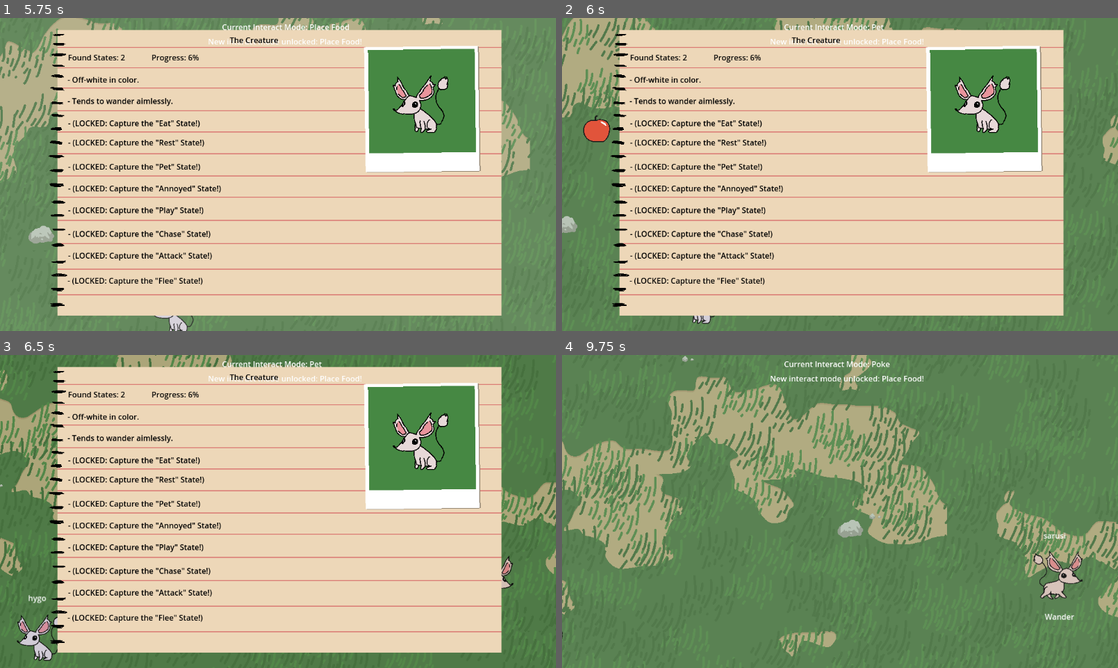
Above: before the commit, frames 1-4 (two rows, left to right).
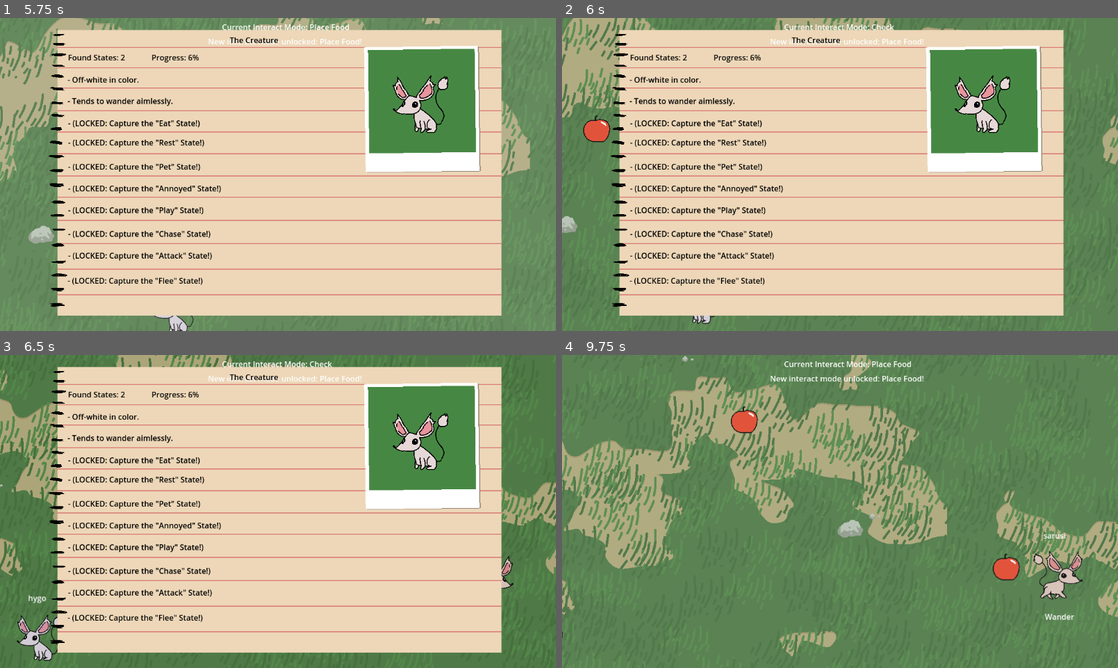
Above: after the commit, the same moments.

Repository: Nathan-Alex-Bremer/game-prototyping-project-3
Game: Godot game, scene res://Scenes/BaseScene.tscn
The game is run twice, just before and just after one commit, with the same random seed, the same clock (stepped at 60 frames per second) and the same inputs.
Inputs (mouse positions are in pixels of both pictures, inside the frame that each line leads up to):
- Up to frame 1 (5.75 s): move the mouse to (461, 30) at 0.52 s; hold D (move_right) 0.53-1.28 s; tap O (change_action_mode) at 0.6, 1.55, 2.1, 3.05, 3.8, 4.35, 5.3 s; click (461, 30) at 0.67 s; move the mouse to (166, 190) at 1.27 s; hold S (move_down) 1.28-2.03 s; tap P (capture_screen) at 1.35, 5.1 s; move the mouse to (455, 233) at 2.02 s; hold D (move_right) 2.03-2.78 s; click (455, 233) at 2.17 s; move the mouse to (544, 39) at 2.77 s; hold W (move_up) 2.78-3.53 s; tap J (open_journal) at 2.85 s; click (544, 39) at 2.92 s; move the mouse to (444, 221) at 3.52 s; hold A (move_left) 3.53-5.03 s; click (444, 221) at 3.6 s; move the mouse to (166, 27) at 4.27 s; click (166, 27) at 4.42 s; move the mouse to (305, 174) at 5.02 s; hold S (move_down) from 5.03 s (still down); click (305, 174) at 5.17 s
- Up to frame 2 (6 s): move the mouse to (739, 315) at 5.77 s; release S (move_down) at 5.78 s; hold D (move_right) from 5.78 s (still down); tap O (change_action_mode) at 5.85 s; click (739, 315) at 5.92 s
- Up to frame 3 (6.5 s): keep holding D (move_right)
- Up to frame 4 (9.75 s): move the mouse to (962, 495) at 6.52 s; release D (move_right) at 6.53 s; hold W (move_up) 6.53-7.28 s; tap J (open_journal) at 6.6 s; tap O (change_action_mode) at 6.8, 7.55, 8.1, 9.05, 9.6 s; move the mouse to (728, 527) at 7.27 s; hold D (move_right) 7.28-8.03 s; click (728, 527) at 7.35 s; move the mouse to (895, 442) at 8.02 s; hold S (move_down) 8.03-8.78 s; move the mouse to (812, 574) at 8.77 s; hold A (move_left) 8.78-9.53 s; tap P (capture_screen) at 8.85 s; move the mouse to (1006, 558) at 9.52 s; hold W (move_up) from 9.53 s (still down); click (1006, 558) at 9.67 s

Frame 1 is identical in both runs. In frame 2, less than 0.1% of the frame differs, in the area x 55-60%, y 2-4%; in frame 3, less than 0.1%; in frame 4, 0.7%, in the area x 30-83%, y 2-72%.

Commit message:
Undoing some debug changes.

Diff:
--- a/game-prototyping-project-3/Scripts/player_observer.gd
+++ b/game-prototyping-project-3/Scripts/player_observer.gd
@@ -39,14 +39,14 @@
 					GameState.mode = GameState.INTERACT_MODES.PLACE_FOOD
 					print("New action mode: Place Food")
 			GameState.INTERACT_MODES.PLACE_FOOD:
-				if GameState.num_found_states > 1:
+				if GameState.num_found_states > 3:
 					GameState.mode = GameState.INTERACT_MODES.PET
 					print("New action mode: Pet")
 				else:
 					GameState.mode = GameState.INTERACT_MODES.CHECK
 					print("New action mode: Check")
 			GameState.INTERACT_MODES.PET:
-				if GameState.num_found_states > 1:
+				if GameState.num_found_states > 5:
 					GameState.mode = GameState.INTERACT_MODES.POKE
 					print("New action mode: Poke")
 				else:
